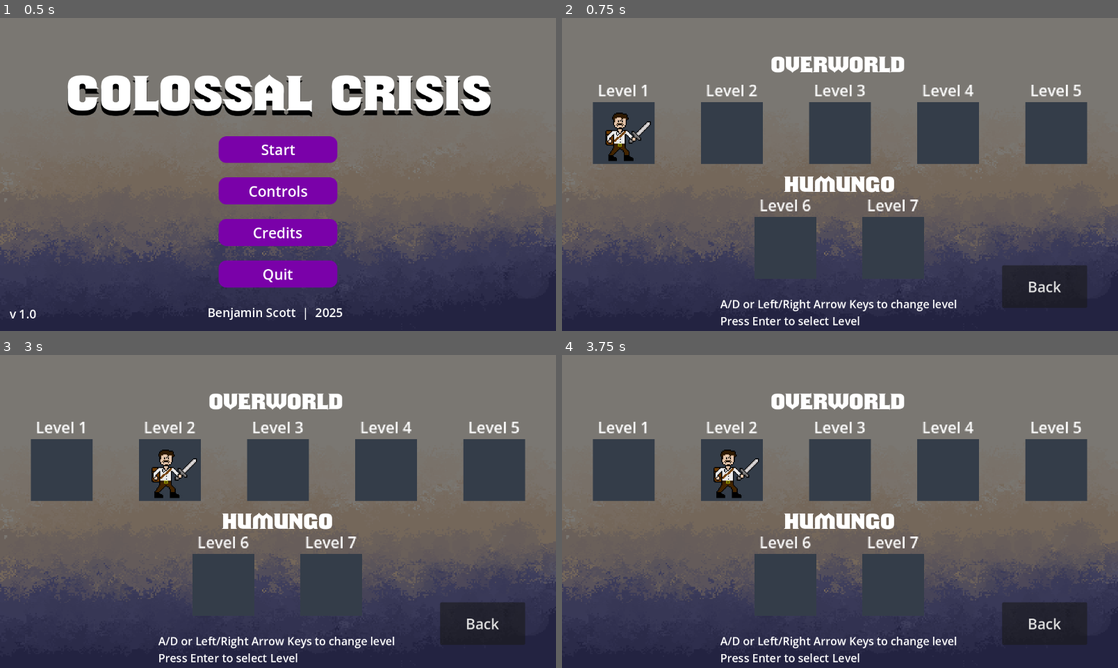
Above: before the commit, frames 1-4 (two rows, left to right).
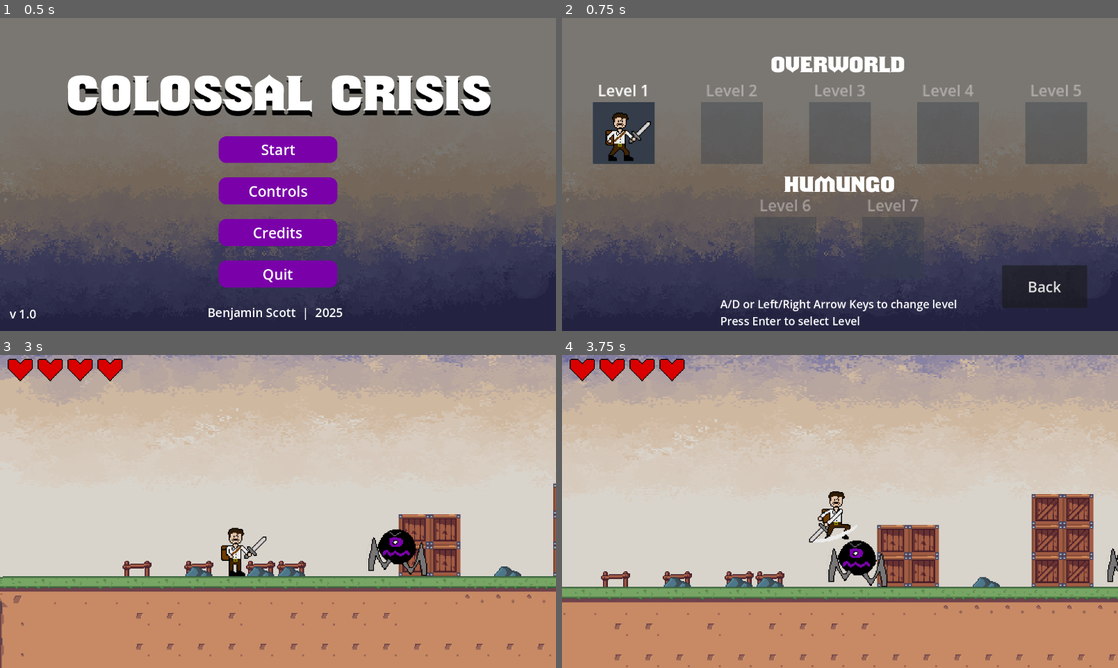
Above: after the commit, the same moments.

Repository: bscott519/NewColossalCrisisGame
Game: Godot game, scene res://Scenes/main_menu.tscn
The game is run twice, just before and just after one commit, with the same random seed, the same clock (stepped at 60 frames per second) and the same inputs. The engine's default icon, where the game draws it, is replaced by a stand-in: a white triangle on a blue panel in a dark square. Sound files missing from this copy of the repository are replaced by a short silence.
Inputs (mouse positions are in pixels of both pictures, inside the frame that each line leads up to):
- Up to frame 1 (0.5 s): no input
- Up to frame 2 (0.75 s): click "Start" at 0.5 s
- Up to frame 3 (3 s): click "Back" at 1.25 s; click "Start" at 2 s; tap Enter (enter) at 2.75 s; move the mouse to (400, 495) at 2.77 s; hold D (right) from 2.78 s (still down); hold Enter (enter) from 2.78 s (still down)
- Up to frame 4 (3.75 s): keep holding D (right); tap Space (jump) at 3.02 s; move the mouse to (728, 527) at 3.52 s; release Enter (enter) at 3.53 s; click (728, 527) at 3.6 s

Frame 1 is identical in both runs. In frame 2, 11% of the frame differs, in the area x 25-95%, y 21-78%; in frame 3, 99%; in frame 4, 99%, in the area x 0-100%, y 0-100%.

Commit message:
locked levels are now dimmed

Diff:
--- a/Scenes/level_icon.tscn
+++ b/Scenes/level_icon.tscn
@@ -10,7 +10,7 @@
 gradient = SubResource("Gradient_pwoou")
 width = 64
 
-[node name="LevelIcon" type="Control"]
+[node name="LevelIcon" type="Control" groups=["level_icons"]]
 layout_mode = 3
 anchors_preset = 0
 offset_right = 64.0
--- a/Scripts/level_icon.gd
+++ b/Scripts/level_icon.gd
@@ -7,10 +7,17 @@
 @export var next_level_left: LevelIcon
 @export var next_level_right: LevelIcon
 
+var locked := true
+
+@onready var texture_rect = $TextureRect
+
 # Called when the node enters the scene tree for the first time.
 func _ready():
 	$Label.text = "Level " + str(lvl_name)
 
+func set_locked(is_locked: bool):
+	locked = is_locked
+	modulate = Color(1, 1, 1, 0.4) if locked else Color(1, 1, 1, 1)
 
 # Called every frame. 'delta' is the elapsed time since the previous frame.
 func _process(delta):
--- a/Scripts/level_manager.gd
+++ b/Scripts/level_manager.gd
@@ -5,6 +5,8 @@
 
 func _ready():
 	load_prog()
+	if unlocked_lvls.is_empty():
+		unlocked_lvls.append("res://Scenes/level_1.tscn")
 
 func unlock_lvl(lvl_name: String):
 	if not unlocked_lvls.has(lvl_name):
--- a/Scripts/level_select.gd
+++ b/Scripts/level_select.gd
@@ -9,6 +9,10 @@
 	$TitleTheme.finished.connect(_on_title_theme_finished)
 	$PlayerIcon.global_position = cur_lvl.global_position
 
+	for icon in get_tree().get_nodes_in_group("level_icons"):
+		var is_unlocked = icon.next_scene_path in LevelManager.unlocked_lvls
+		icon.set_locked(!is_unlocked)
+
 func _input(event):
 	if event.is_action_pressed("left") and cur_lvl.next_level_left:
 		cur_lvl = cur_lvl.next_level_left
@@ -17,11 +21,13 @@
 		cur_lvl = cur_lvl.next_level_right
 		$PlayerIcon.global_position = cur_lvl.global_position
 
-	if event.is_action_pressed("enter"):
+	if event.is_action_pressed("enter") and !cur_lvl.locked:
 		if cur_lvl.next_scene_path and cur_lvl.next_scene_path in LevelManager.unlocked_lvls:
 			get_tree().change_scene_to_file(cur_lvl.next_scene_path)
 		else:
 			print("level is locked")
+
+
 
 func _on_back_pressed():
 	get_tree().change_scene_to_file("res://Scenes/main_menu.tscn")
